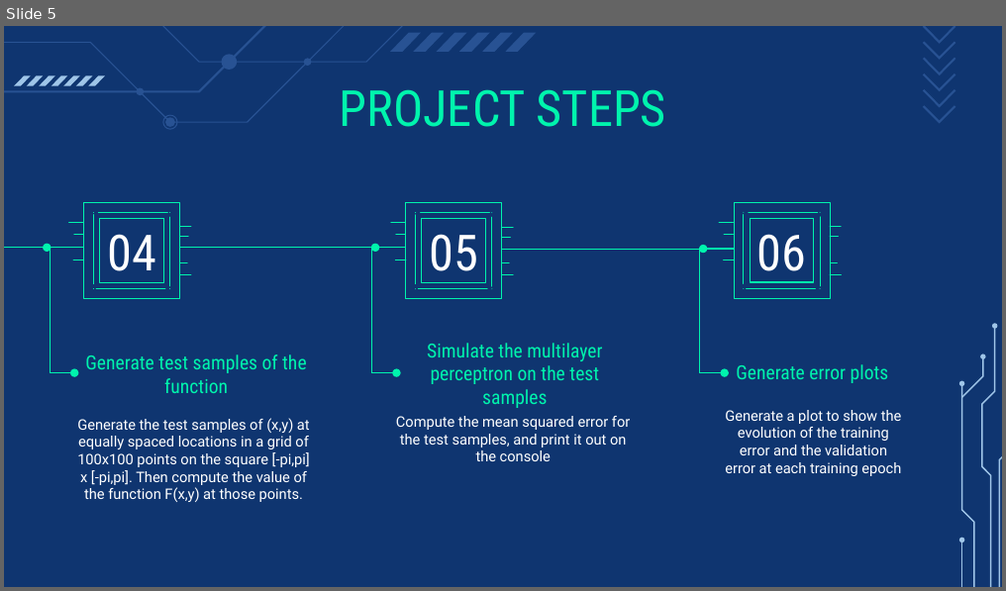
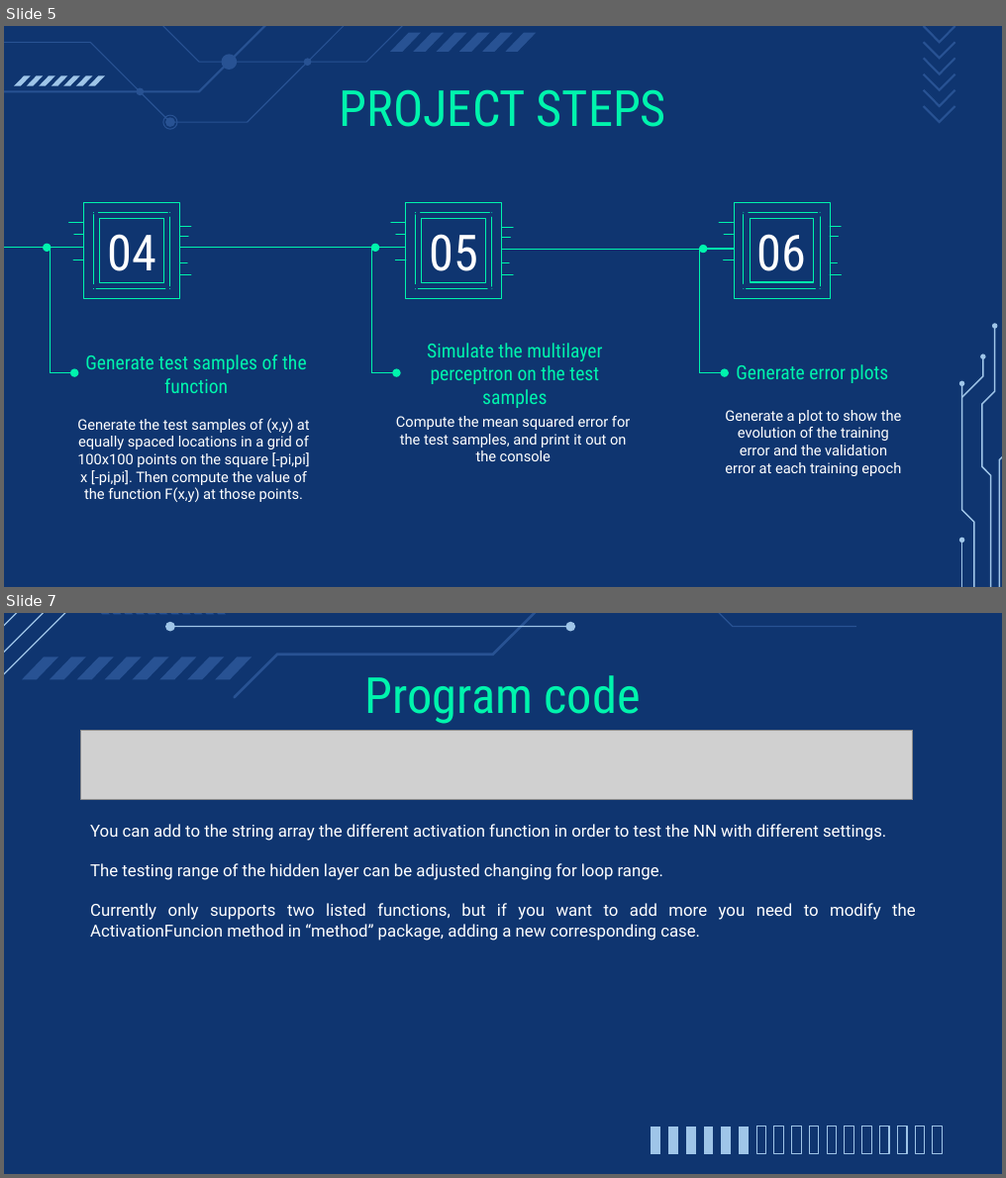
Before and after one commit to IntelligentSystemsUMAProject/LabProject01, a slide deck: Neural Networks.pptx. Shown one above the other, each under a label of ours: slide 5 before the commit, slides 5 and 7 after it; the slides between them are not shown. The pictures are 1006x591 and 1006x1178 pixels, drawn with LibreOffice and Linux fonts; fonts in the diff are those of the drawing; grey boxes stand for pictures. Boxes give left, top, right and bottom in pixels: in the first picture for what was removed or moved away, otherwise in the second. Text is boxed around its words. In the diff, an @@ line names an element or a change of style, - is before the commit and + after.

```diff
--- a/Neural Networks.pptx
+++ b/Neural Networks.pptx
@@ slide 7 added at [4,613,1002,1174], background #0F3570 @@
@@ group added at [4,613,857,699]: 27 freeform shapes @@
@@ title added at [365,675,641,724], 36 pt, text #00F4AD @@
+Program code
@@ picture added at [81,730,912,799] @@
@@ text added at [90,824,916,941], 12 pt, text #FFFFFF @@
+You can add to the string array the different activation function in order to test the NN with different settings.
+The testing range of the hidden layer can be adjusted changing for loop range.
+Currently only supports two listed functions, but if you want to add more you need to modify the ActivationFuncion method in “method” package, adding a new corresponding case.
@@ group added at [650,1127,943,1154]: 17 freeform shapes @@
```
Also in this commit, not shown: 6 slides changed, 3 other slides added, 1 slide removed.
